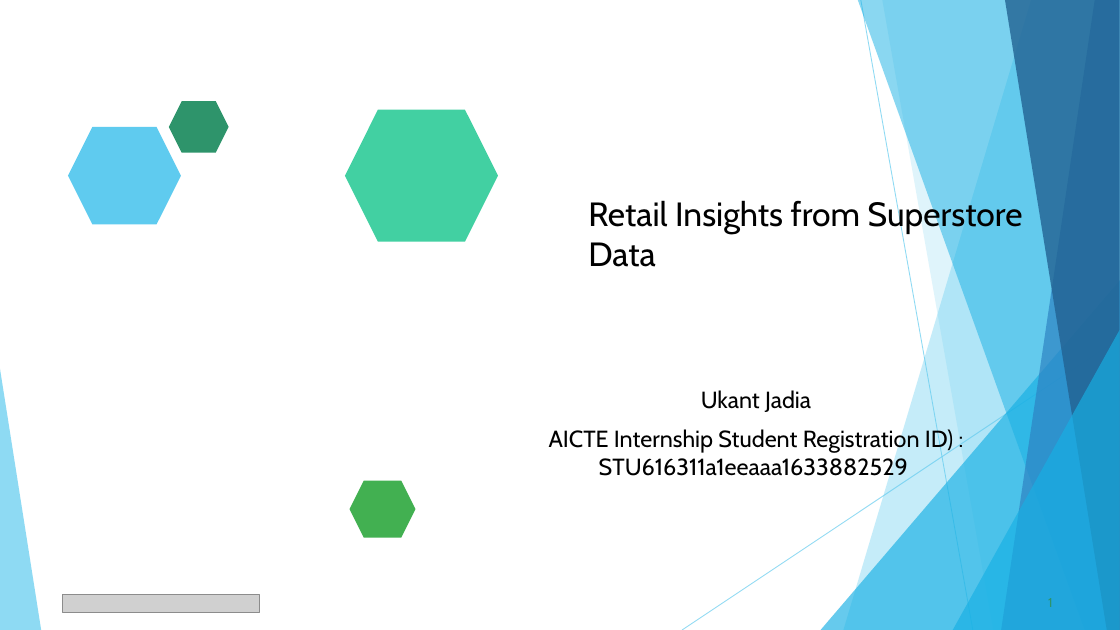
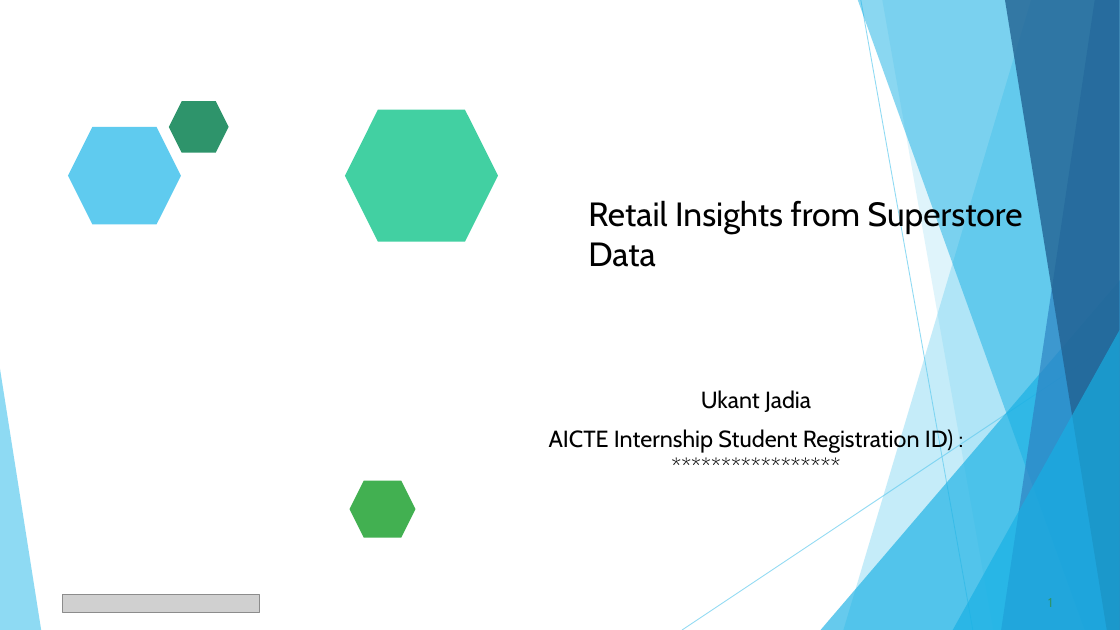
Before and after one commit to ukantjadia/Retail-Data-Analysis, a slide deck: slide 1 of retail-data-analysis.pptx. Drawn at 1120x630 pixels with LibreOffice and Linux fonts; fonts in the diff are those of the drawing; grey boxes stand for pictures. Boxes give left, top, right and bottom in pixels: in the first picture for what was removed or moved away, otherwise in the second. Text is boxed around its words. In the diff, an @@ line names an element or a change of style, - is before the commit and + after.

```diff
--- a/retail-data-analysis.pptx
+++ b/retail-data-analysis.pptx
@@ text at <box>549,427,953,453</box>: text changed @@
-AICTE Internship Student Registration ID) : STU616311a1eeaaa1633882529
+AICTE Internship Student Registration ID) : *****************
```
Also in this commit, not shown: 10 other slides changed, 3 other files.
